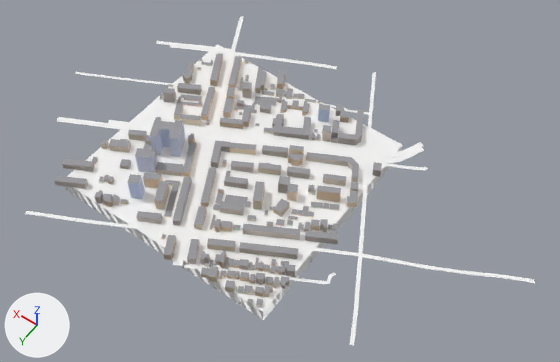
Before and after pictures for a commit that changed the glTF model public/tiles/1/-3_-6.glb.
One viewpoint serves both versions: a 50 mm lens placed at (-1961.0, 3614.0, 1391.0), pointed at (-1381.0, 2802.0, 114.0). The axes (+X, +Y, +Z) are drawn at lower left. The lights are the same throughout. The first picture is the older version. Where no turn or scale is listed for an object, it has been applied to the vertices. Vertices at exactly the same position are counted once.

Names of what the first picture shows: 't1_-3_-6'.
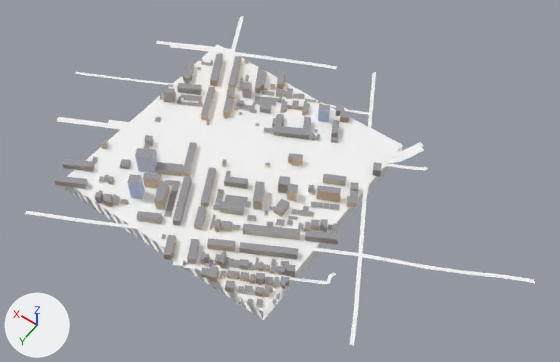
Where the newer file only moved an object's origin or applied its transform, the numbers keep the older frame.

Changed parts and their boxes (x1, y1, x2, y2) in the pictures (560 x 362 px; the box of a moved part takes in the faces that stretch with it):
part 1 of me_t1__3__6, deleted
    before: (109, 103, 359, 182)
part 2 of me_t1__3__6, moved or reshaped
    both: (118, 217, 225, 295)
part 3 of me_t1__3__6, cut back
    before: (69, 120, 214, 207)
    after: (69, 136, 214, 207)
part 4 of me_t1__3__6, cut back
    before: (338, 108, 403, 214)
    after: (351, 145, 403, 214)

The edits, one by one:
me_t1__3__6 is used by ob_t1__3__6; location (-1370.0, 2789.0, 127.0).
me_t1__3__6 had 5828 vertices, 8103 faces and spanned x -544.0..544.0, y -388.0..388.0, z -56.0..56.0.
me_t1__3__6 now has 5630 vertices, 7831 faces and spans x -544.0..544.0, y -388.0..388.0, z -56.0..51.0.
me_t1__3__6 part 1: 13 loose pieces with 156 vertices, spanning x -144.0..333.0, y -155.0..165.0, z -16.0..21.0, are deleted.
Part 2, on me_t1__3__6:
8 faces are deleted.
1 vertex is added at (55.0, 236.0, -1.0).
6 new faces join them, mat_far_terrain (white #ffffff).
2 new faces join them, mat_far_road (white #ffffff).
Part 3, on me_t1__3__6:
20 vertices are removed from x 170.0..266.0, y 15.0..116.0, z -3.0..56.0.
50 faces are deleted.
20 new faces join them, mat_far_terrain (white #ffffff).
2 new faces join them, mat_far_road (white #ffffff).
Part 4, on me_t1__3__6:
23 vertices are removed from x -89.0..-37.0, y -256.0..-146.0, z -20.0..2.0.
49 faces are deleted.
14 new faces join them, mat_far_terrain (white #ffffff).
Other edits to the shape of me_t1__3__6 do not show in these pictures.
